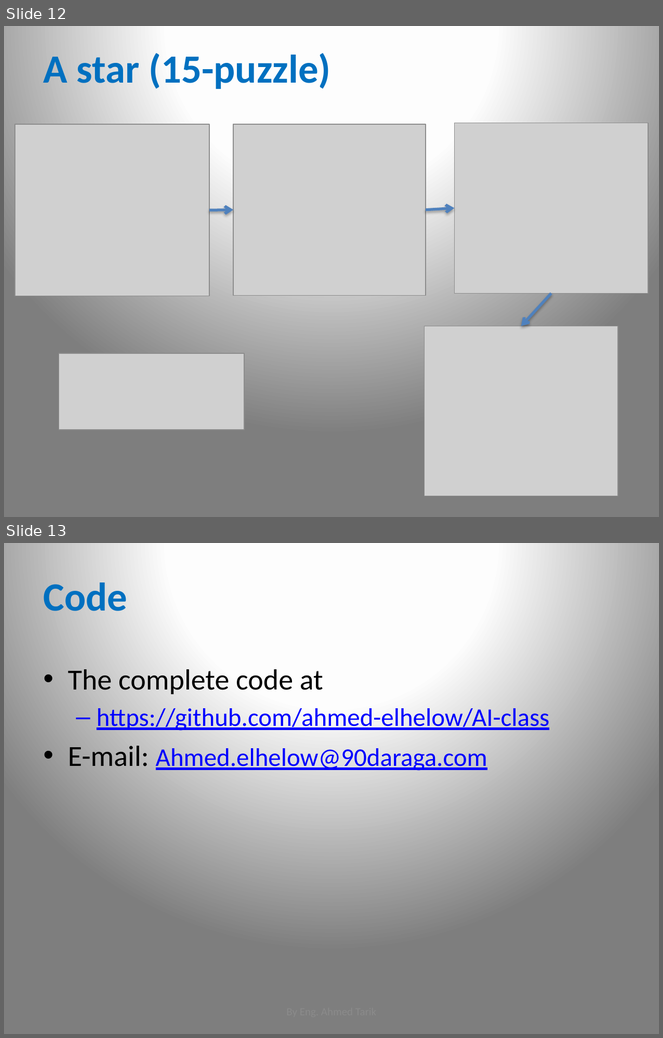
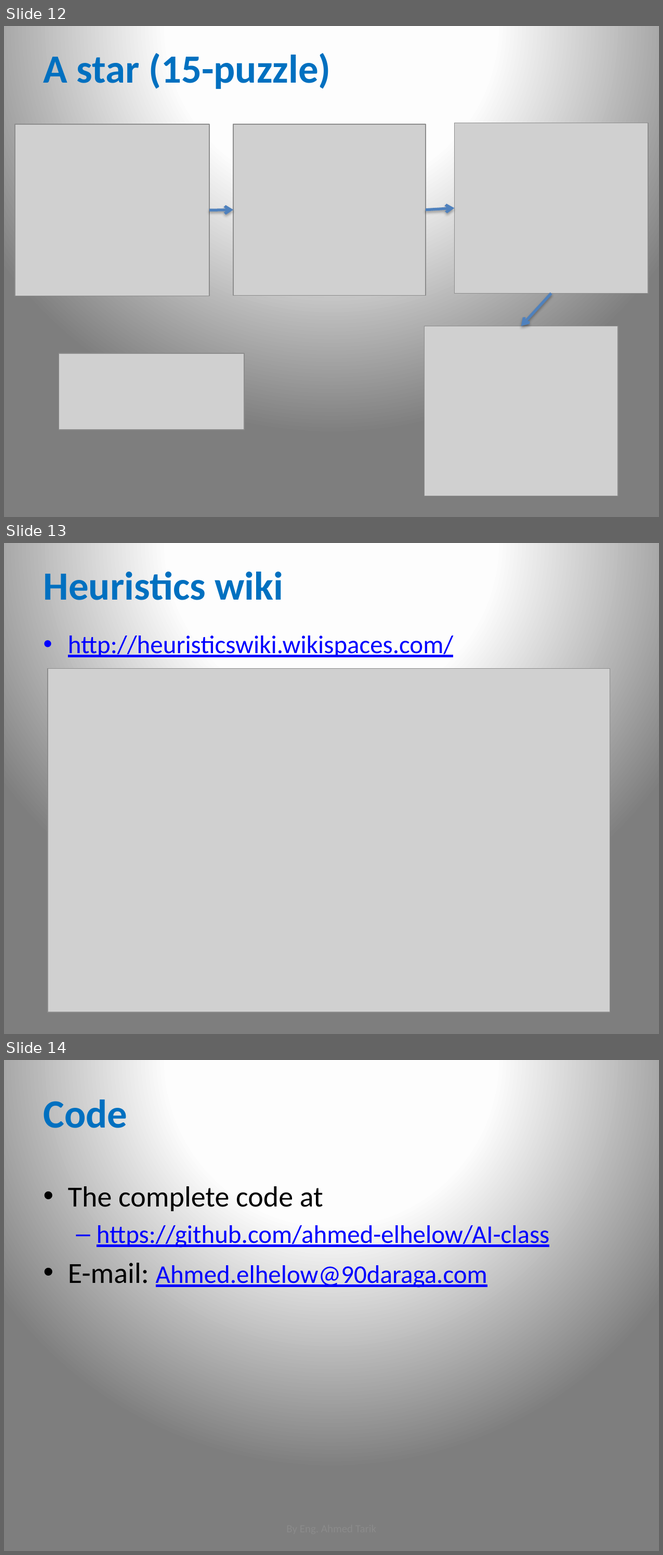
Before and after one commit to CharaD7/AI-class-1, a slide deck: a-star-II.pptx. Shown one above the other, each under a label of ours: slides 12 and 13 before the commit, slides 12, 13 and 14 after it. The pictures are 663x1038 and 663x1555 pixels, drawn with LibreOffice and Linux fonts; fonts in the diff are those of the drawing; grey boxes stand for pictures. Boxes give left, top, right and bottom in pixels: in the first picture for what was removed or moved away, otherwise in the second. Text is boxed around its words. In the diff, an @@ line names an element or a change of style, - is before the commit and + after.

Commit message:
add slide

```diff
--- a/a-star-II.pptx
+++ b/a-star-II.pptx
@@ slide 13 added at [4,543,659,1034], background gradient #FFFFFF to #FEFEFE to #7F7F7F @@
@@ title added at [44,572,283,600], 44 pt, text #0070C0, bold @@
+Heuristics wiki
@@ text added at [68,632,453,659], 28 pt, text #0000FF, underline @@
+• http://heuristicswiki.wikispaces.com/
@@ picture added at [48,669,610,1013] @@
@@ what was slide 13 is now slide 14 @@
```
